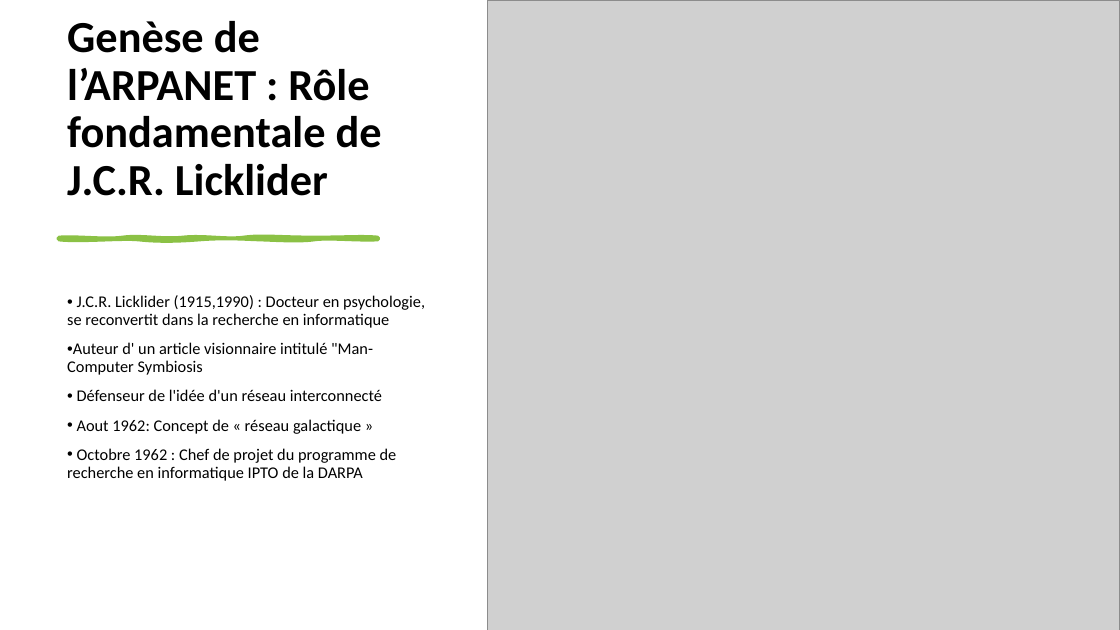
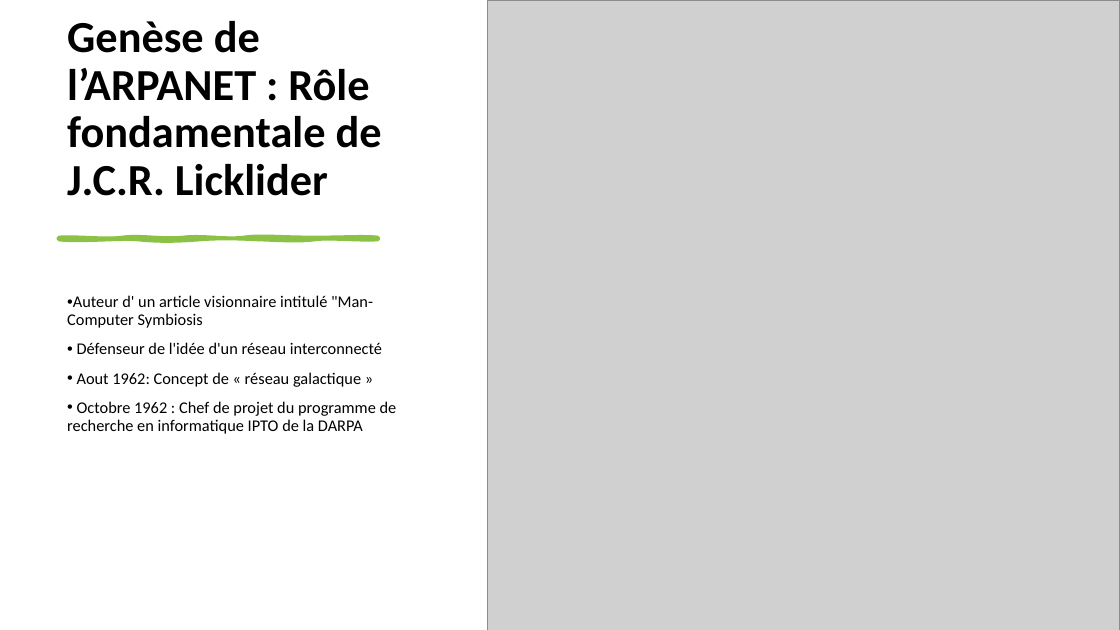
Before and after one commit to YannVerd/Expo_groupe, a slide deck: slide 4 of Expose_ARPAnet.pptx (slide 3 before the commit). Drawn at 1120x630 pixels with LibreOffice and Linux fonts; fonts in the diff are those of the drawing; grey boxes stand for pictures. Boxes give left, top, right and bottom in pixels: in the first picture for what was removed or moved away, otherwise in the second. Text is boxed around its words. In the diff, an @@ line names an element or a change of style, - is before the commit and + after.

```diff
--- a/Expose_ARPAnet.pptx
+++ b/Expose_ARPAnet.pptx
@@ subtitle at (x1=67, y1=295, x2=425, y2=328): paragraph removed @@
-• J.C.R. Licklider (1915,1990) : Docteur en psychologie, se reconvertit dans la recherche en informatique
```
Also in this commit, not shown: 6 other slides changed, 1 slide added, 1 slide removed, 1 other file.
